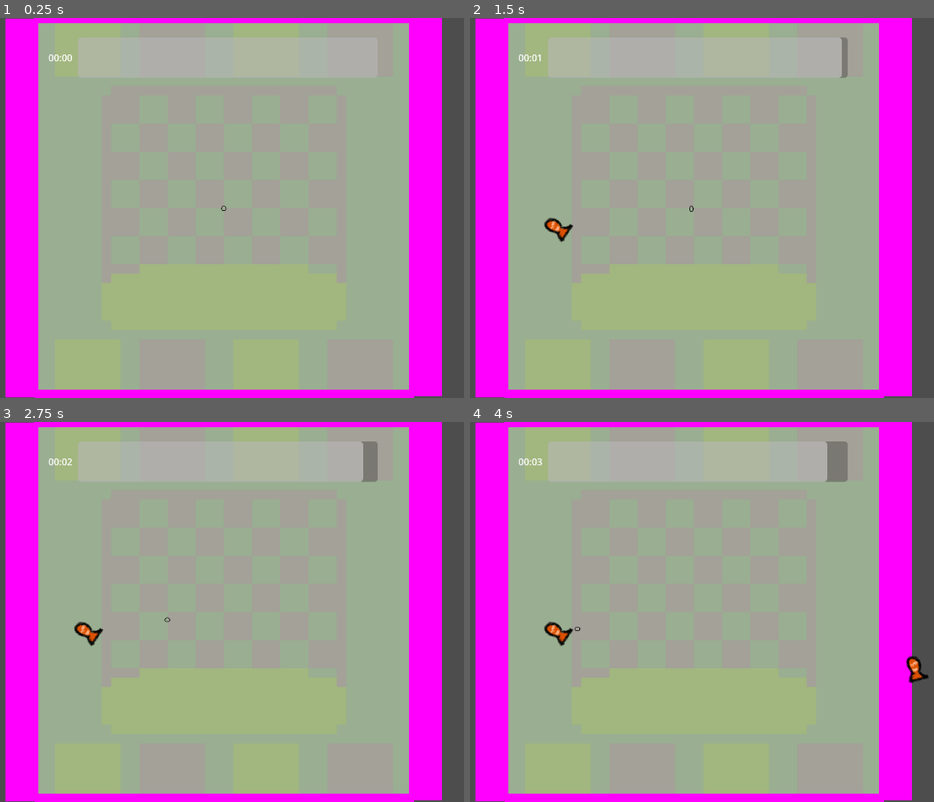
Above: before the commit, frames 1-4 (two rows, left to right).
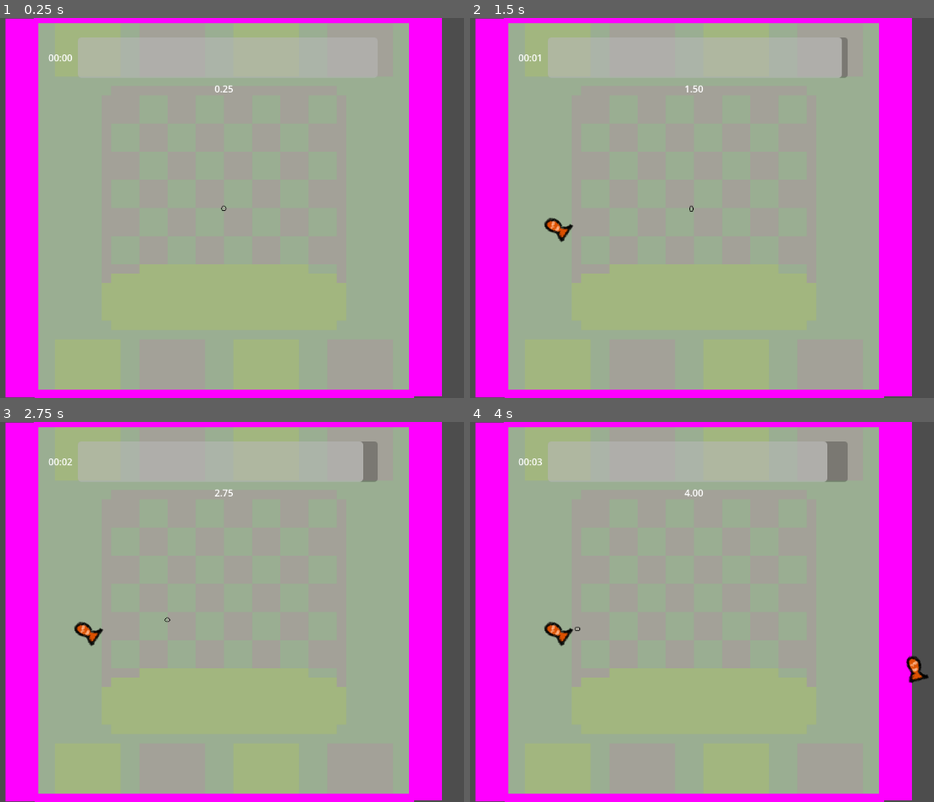
Above: after the commit, the same moments.

Repository: sixrobin/GMTK2024
Game: Godot game, scene res://game.tscn
Two runs of this game, one before a commit and one after it. Both use one fixed random seed, a clock stepped at 60 frames per second and the inputs below.
Inputs (mouse positions are in pixels of both pictures, inside the frame that each line leads up to):
- Up to frame 1 (0.25 s): no input
- Up to frame 2 (1.5 s): tap Enter at 0.5 s; move the mouse to (841, 189) at 0.52 s; hold Right mouse button (ClickObject) 0.53-1.28 s; move the mouse to (558, 227) at 1.27 s; tap Space (SpawnObject) at 1.35 s
- Up to frame 3 (2.75 s): click (88, 631) at 2 s; move the mouse to (292, 528) at 2.02 s; press the mouse at (292, 528) at 2.03 s
- Up to frame 4 (4 s): move the mouse to (660, 688) at 2.77 s; release the mouse at (660, 688) at 2.78 s; right-click (660, 688) at 2.85 s; move the mouse to (896, 669) at 3.52 s; hold Space (SpawnObject) from 3.53 s (still down)

The runs differ from the first frame. In frame 1, less than 0.1% of the frame differs, in the area x 46-51%, y 17-20%; in frame 2, less than 0.1%; in frame 3, less than 0.1%; in frame 4, less than 0.1%.

Commit message:
Add time score in game scene

Diff:
--- a/game.tscn
+++ b/game.tscn
@@ -1,10 +1,11 @@
-[gd_scene load_steps=10 format=3 uid="uid://cw1e63d2mpduj"]
+[gd_scene load_steps=11 format=3 uid="uid://cw1e63d2mpduj"]
 
 [ext_resource type="PackedScene" uid="uid://b2jdgkrrtq7gp" path="res://prefabs/creature.tscn" id="1_3mugn"]
 [ext_resource type="PackedScene" uid="uid://brnlpkcmj084h" path="res://prefabs/camera_2d.tscn" id="2_juggh"]
 [ext_resource type="Script" path="res://scripts/camera.gd" id="3_ixshh"]
 [ext_resource type="Texture2D" uid="uid://dyqctmqods5dr" path="res://textures/tamagotchi/Tamagotchi_Background.png" id="7_uu4n0"]
-[ext_resource type="PackedScene" uid="uid://bfuklq0fuc6e" path="res://prefabs/timer.tscn" id="8_r884m"]
+[ext_resource type="PackedScene" path="res://prefabs/timer.tscn" id="8_r884m"]
+[ext_resource type="PackedScene" uid="uid://caldx3sud3h0v" path="res://prefabs/time_score.tscn" id="10_x7x1e"]
 [ext_resource type="PackedScene" uid="uid://bhpyndspvoo28" path="res://prefabs/cursor.tscn" id="11_05pgy"]
 [ext_resource type="PackedScene" uid="uid://bquv5rckqk4wj" path="res://prefabs/wall.tscn" id="12_u6lta"]
 [ext_resource type="PackedScene" uid="uid://bss616n6gsc8e" path="res://prefabs/hunger_gauge.tscn" id="13_jthj5"]
@@ -60,3 +61,6 @@
 offset_bottom = -277.0
 
 [node name="NavRegion" parent="." instance=ExtResource("13_yglgy")]
+
+[node name="TimeScore" parent="." instance=ExtResource("10_x7x1e")]
+position = Vector2(0, -215)
--- /dev/null
+++ b/prefabs/time_score.tscn
@@ -0,0 +1,18 @@
+[gd_scene load_steps=2 format=3 uid="uid://caldx3sud3h0v"]
+
+[ext_resource type="Script" path="res://scripts/time_score.gd" id="1_c8ehx"]
+
+[node name="TimeScore" type="Node2D" node_paths=PackedStringArray("text")]
+script = ExtResource("1_c8ehx")
+text = NodePath("RichTextLabel")
+
+[node name="RichTextLabel" type="RichTextLabel" parent="."]
+anchors_preset = 5
+anchor_left = 0.5
+anchor_right = 0.5
+offset_left = -31.0
+offset_right = 31.0
+offset_bottom = 40.0
+grow_horizontal = 2
+bbcode_enabled = true
+text = "[center]31:18[/center]"
--- /dev/null
+++ b/scripts/time_score.gd
@@ -0,0 +1,9 @@
+extends Node2D
+
+@onready var time: float = 0
+@export var text: RichTextLabel = null
+
+# Called every frame. 'delta' is the elapsed time since the previous frame.
+func _process(delta: float) -> void:
+	time += delta
+	text.text = str("[center]%0.2f[/center]" % time) #format time
